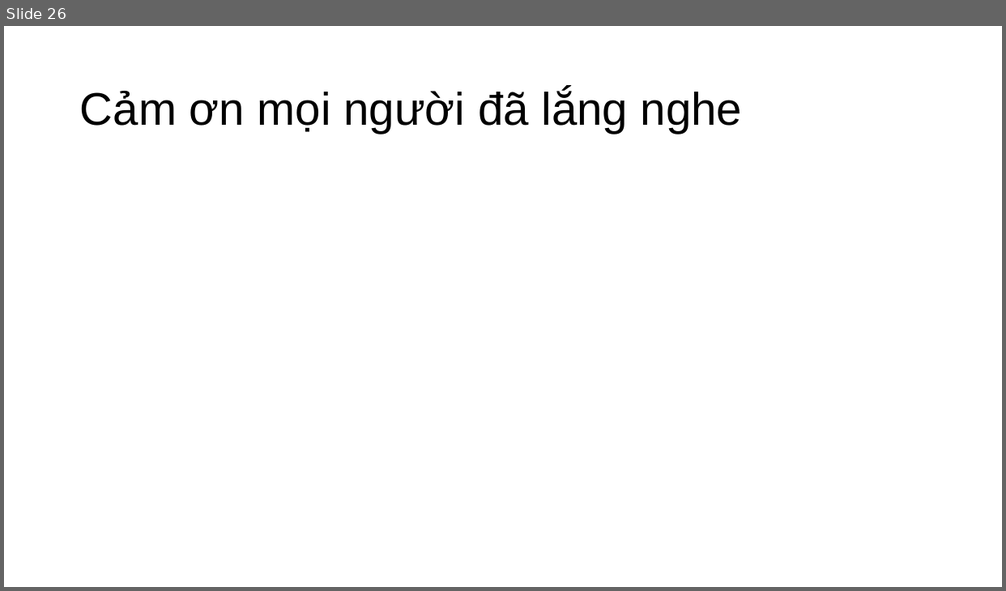
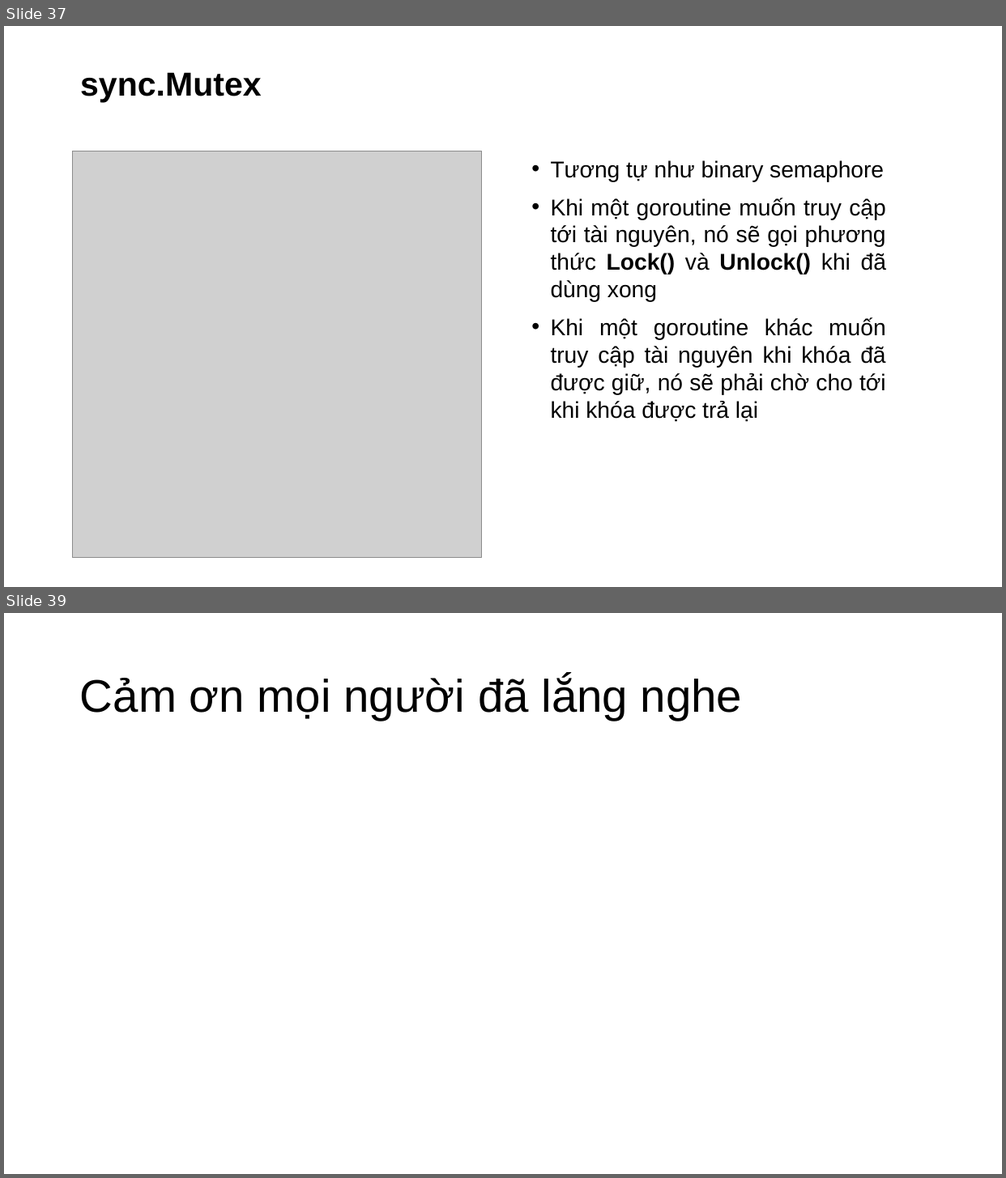
Before and after one commit to dangnm9699/Learn-Golang, a slide deck: Problem and Solution in Concurrency.pptx. Shown one above the other, each under a label of ours: slide 26 before the commit, slides 37 and 39 after it; the slides between them are not shown. The pictures are 1006x591 and 1006x1178 pixels, drawn with LibreOffice and Linux fonts; fonts in the diff are those of the drawing; grey boxes stand for pictures. Boxes give left, top, right and bottom in pixels: in the first picture for what was removed or moved away, otherwise in the second. Text is boxed around its words. In the diff, an @@ line names an element or a change of style, - is before the commit and + after.

```diff
--- a/Problem and Solution in Concurrency.pptx
+++ b/Problem and Solution in Concurrency.pptx
@@ slide 37 added at box(4, 26, 1002, 587), background #FFFFFF @@
@@ title added at box(80, 72, 262, 102), 32 pt, text #000000, bold @@
+sync.Mutex
@@ picture added at box(73, 151, 482, 557) @@
@@ text added at box(551, 160, 886, 422), 22 pt, text #000000 @@
+• Tương tự như binary semaphore
+• Khi một goroutine muốn truy cập tới tài nguyên, nó sẽ gọi phương thức Lock() và Unlock() khi đã dùng xong
+• Khi một goroutine khác muốn truy cập tài nguyên khi khóa đã được giữ, nó sẽ phải chờ cho tới khi khóa được trả lại
@@ what was slide 26 is now slide 39 @@
```
Also in this commit, not shown: 7 slides changed, 18 other slides added, 6 slides removed, 1 other file.
